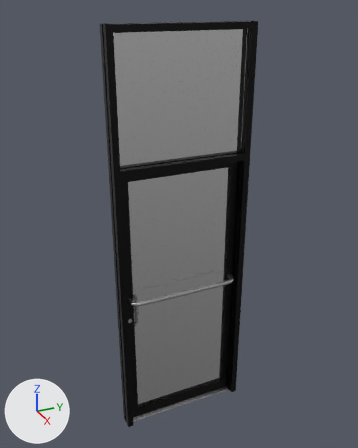
The glTF model D200/Transomed/D200 Singles/Transomed_D200_Single_Animated_DU.glb as it was, and as the next commit left it.
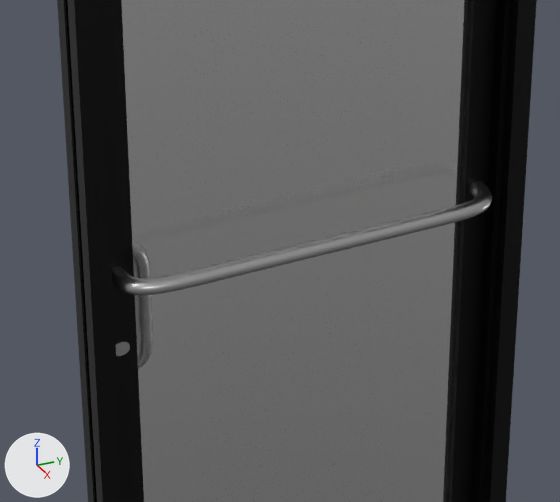
Each version appears first whole from a camera (50 mm lens) standing at (2.961, -1.838, 3.187) and looking at (-0.082, -0.469, 1.665), and next in a close-up on the part from 27% to 71% of the width and 50% to 81% of the height. Lighting does not change. The marker at lower left points along +X, +Y and +Z. The older version's two pictures come first. Where no turn or scale is listed for an object, it has been applied to the vertices.

Names of what the first close-up shows: '0_curve_.014', 'Cube.003', 'NurbsPath.002', 'PROFILE_curve_.031', 'PROFILE_curve_.032', 'PROFILE_curve_.034', 'PROFILE_curve_.035', 'PROFILE_curve_.036' and 3 more.
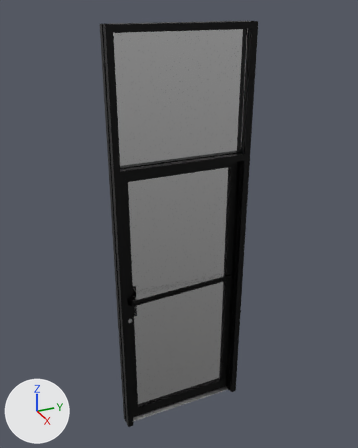
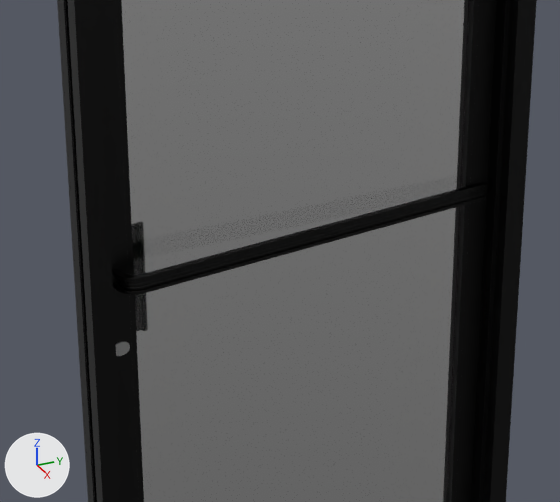
Location of each change, [x1, y1, x2, y2] in pixels of the close-ups (560 x 502 px):
'Cube.016', added (black): after [112, 182, 486, 295]
'NurbsPath.002', deleted: before [112, 181, 492, 296]

The edits, one by one:
Mesh me_cube_003 is new.
It has 7029 vertices, 14034 faces and spans x -0.12..0.034, y -0.18..0.709, z -0.208..0.059.
It uses material mat_finish (black #2b2b2b).
Object 'NurbsPath.002' (ob_nurbspath_002) is deleted.
Object 'Cube.016' (ob_cube_016) is new; it shows me_cube_003.
Its location is (0.002, -0.75, 1.146).
